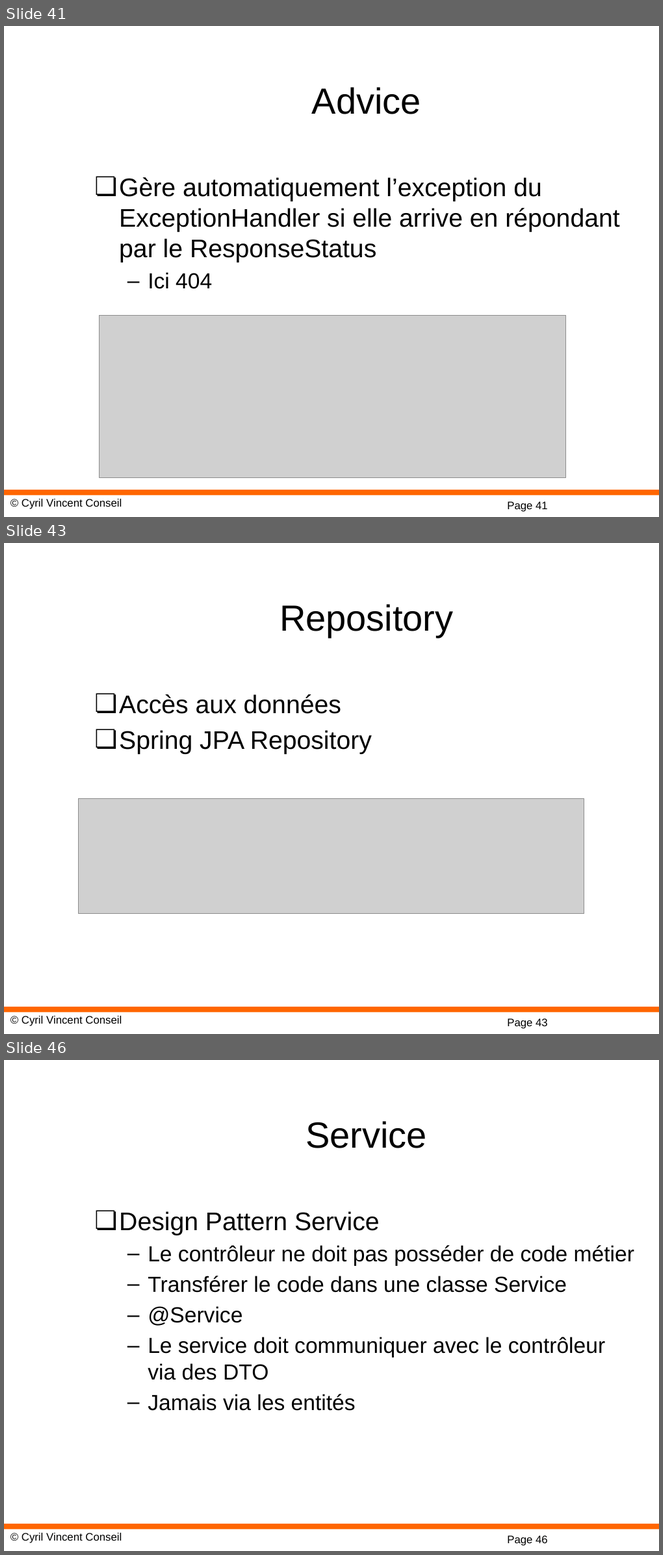
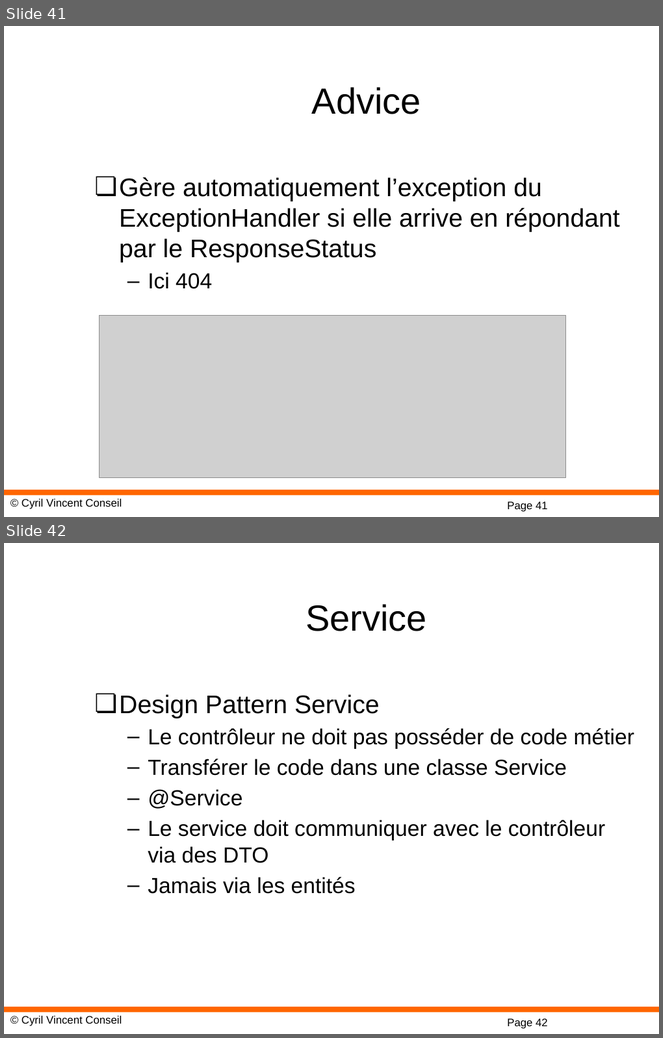
Before and after one commit to cyrilvincent/spring, a slide deck: ppt/Spring-08-SpringRest.pptx. Shown one above the other, each under a label of ours: slides 41, 43 and 46 before the commit, slides 41 and 42 after it; the slides between them are not shown. The pictures are 663x1555 and 663x1038 pixels, drawn with LibreOffice and Linux fonts; fonts in the diff are those of the drawing; grey boxes stand for pictures; background and template pictures are left out. Boxes give left, top, right and bottom in pixels: in the first picture for what was removed or moved away, otherwise in the second. Text is boxed around its words. In the diff, an @@ line names an element or a change of style, - is before the commit and + after.

```diff
--- a/ppt/Spring-08-SpringRest.pptx
+++ b/ppt/Spring-08-SpringRest.pptx
@@ slide 43 removed at bbox=[4, 543, 659, 1034], background #FFFFFF; not listed: 3 template elements that a slide beside it also shows @@
@@ title removed at bbox=[280, 604, 453, 637] @@
-Repository
@@ text removed at bbox=[119, 694, 372, 754] @@
-❏ Accès aux données
-❏ Spring JPA Repository
@@ picture removed at bbox=[79, 799, 584, 914] @@
@@ what was slide 46 is now slide 42 @@
@@ page number at bbox=[507, 1019, 548, 1029]: text changed @@
-Page 46
+Page 42
```
Also in this commit, not shown: 1 slide changed, 5 other slides removed, 10 other files.
